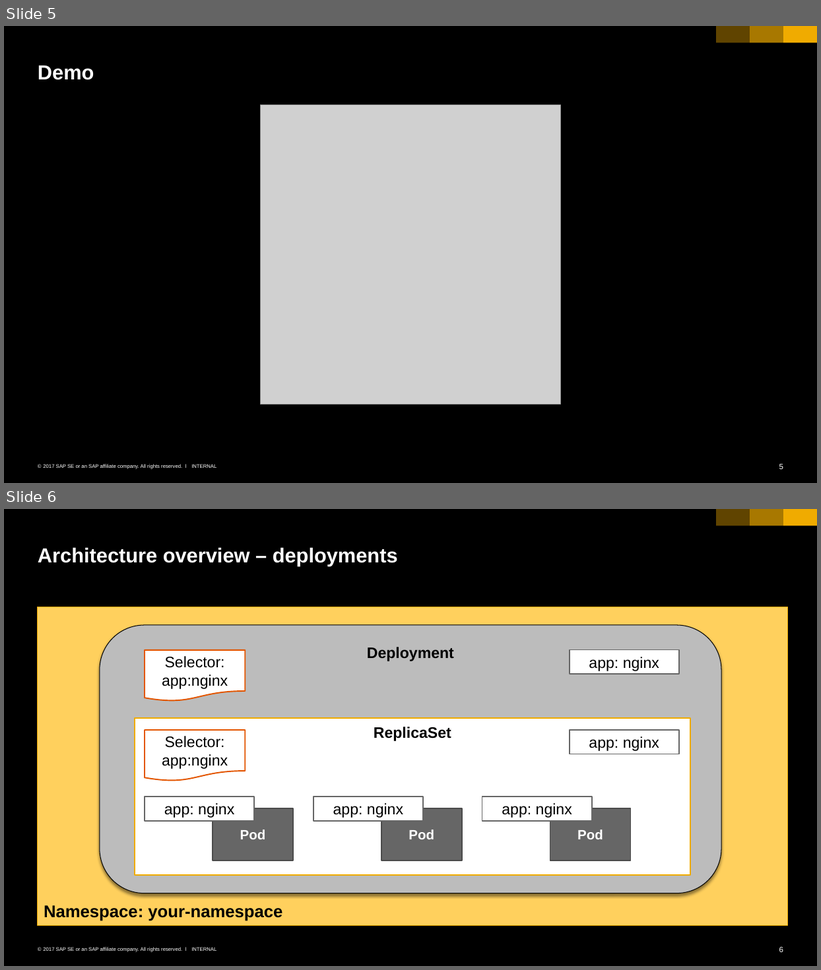
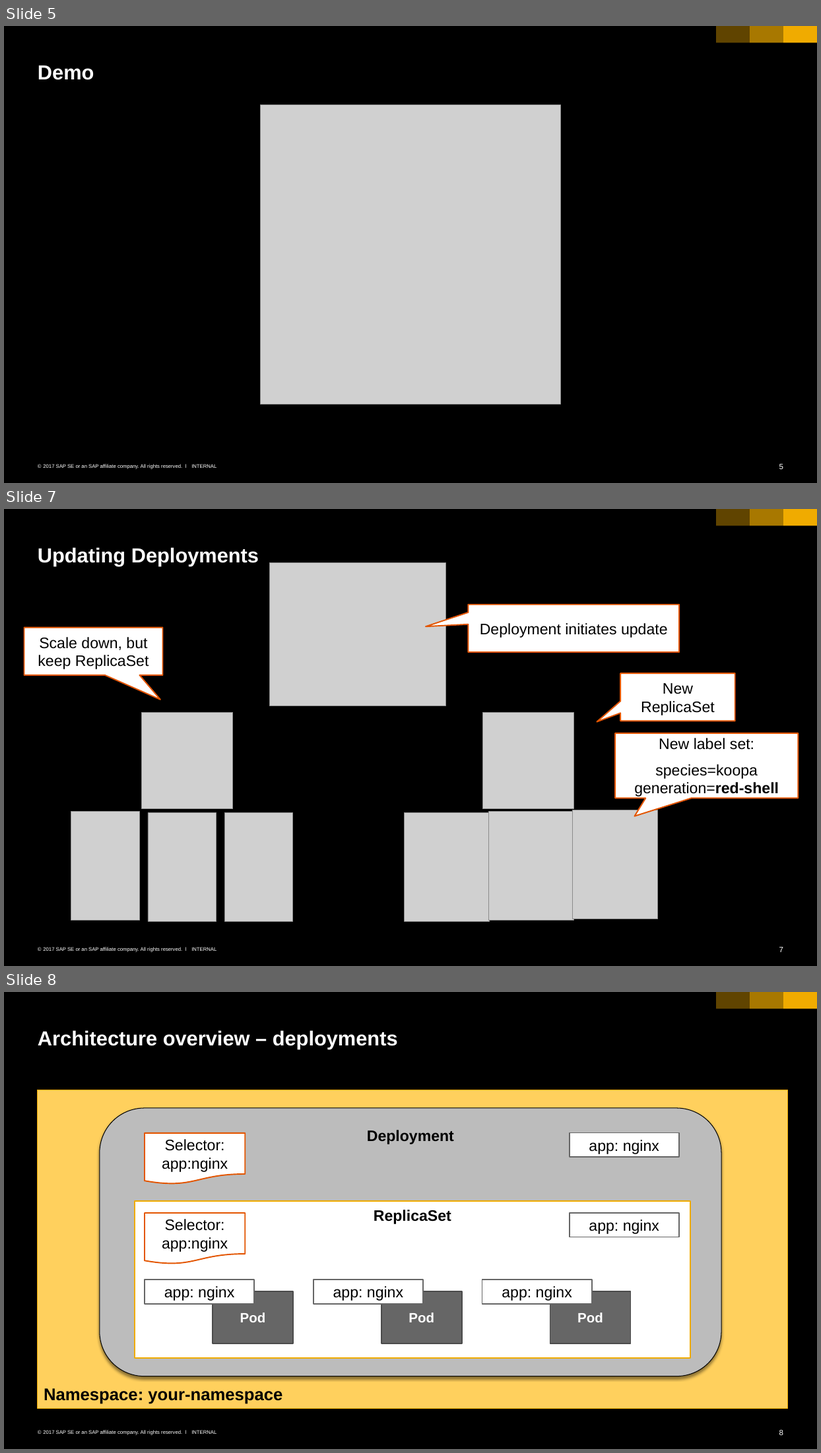
Before and after one commit to cuijiyao01/docker-k8s-training, a slide deck: kubernetes/03_labels_and_deployments.pptx. Shown one above the other, each under a label of ours: slides 5 and 6 before the commit, slides 5, 7 and 8 after it; the slides between them are not shown. The pictures are 821x970 and 821x1453 pixels, drawn with LibreOffice and Linux fonts; fonts in the diff are those of the drawing; grey boxes stand for pictures. Boxes give left, top, right and bottom in pixels: in the first picture for what was removed or moved away, otherwise in the second. Text is boxed around its words. In the diff, an @@ line names an element or a change of style, - is before the commit and + after.

Commit message:
nintendo-fy deployments

```diff
--- a/kubernetes/03_labels_and_deployments.pptx
+++ b/kubernetes/03_labels_and_deployments.pptx
@@ slide 7 added at [4, 509, 817, 966], background #000000; not listed: 6 template elements that a slide beside it also shows @@
@@ title added at [38, 547, 259, 566], 24 pt, text #FFFFFF, bold @@
+Updating Deployments
@@ picture added at [269, 563, 446, 706] @@
@@ speech box added at [468, 605, 679, 652], fill #FFFFFF, outline #E35500 1.5 pt, 18 pt, text #000000 @@
+Deployment initiates update
@@ speech box added at [24, 627, 162, 675], fill #FFFFFF, outline #E35500 1.5 pt, 18 pt, text #000000 @@
+Scale down, but keep ReplicaSet
@@ speech box added at [620, 673, 735, 721], fill #FFFFFF, outline #E35500 1.5 pt, 18 pt, text #000000 @@
+New ReplicaSet
@@ picture added at [142, 712, 232, 809] @@
@@ picture added at [482, 712, 574, 809] @@
@@ speech box added at [615, 733, 798, 799], fill #FFFFFF, outline #E35500 1.5 pt, 18 pt, text #000000 @@
+New label set:
+species=koopa generation=red-shell
@@ picture added at [71, 811, 139, 920] @@
@@ picture added at [148, 813, 216, 921] @@
@@ picture added at [224, 813, 293, 921] @@
@@ picture added at [405, 813, 490, 921] @@
@@ picture added at [488, 811, 574, 920] @@
@@ picture added at [573, 810, 658, 919] @@
@@ what was slide 6 is now slide 8 @@
@@ page number at [780, 1430, 783, 1436]: text changed @@
-6
+8
```
Also in this commit, not shown: 2 slides changed, 1 other slide added.
